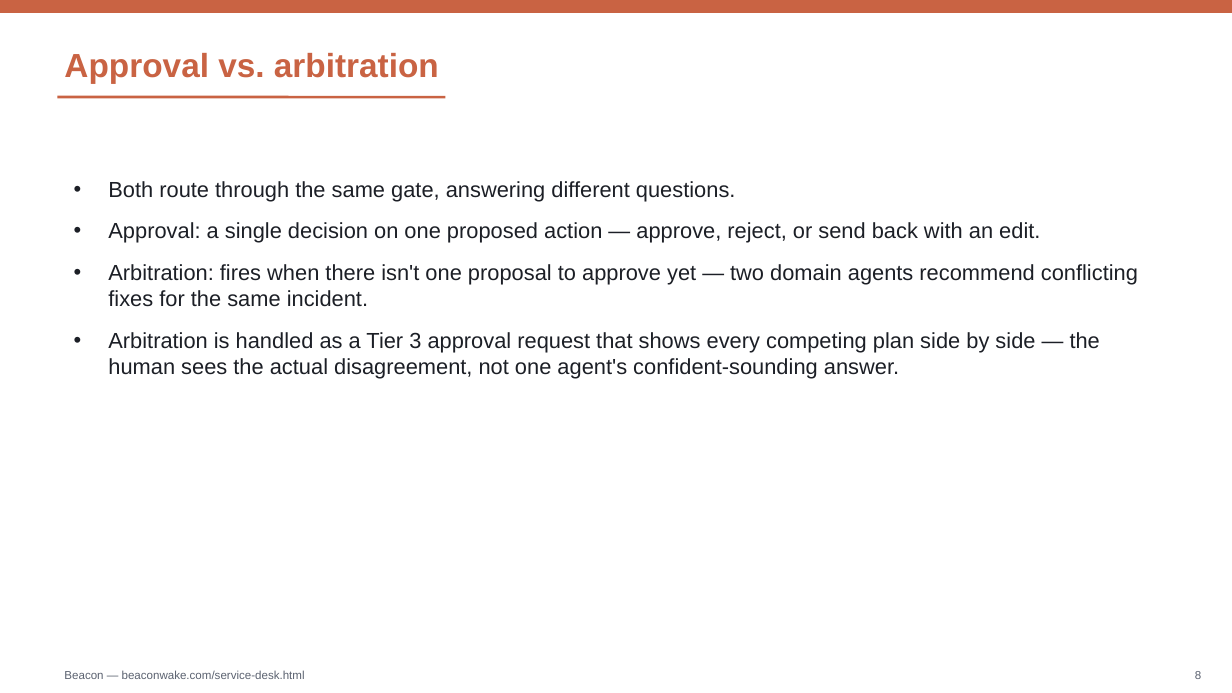
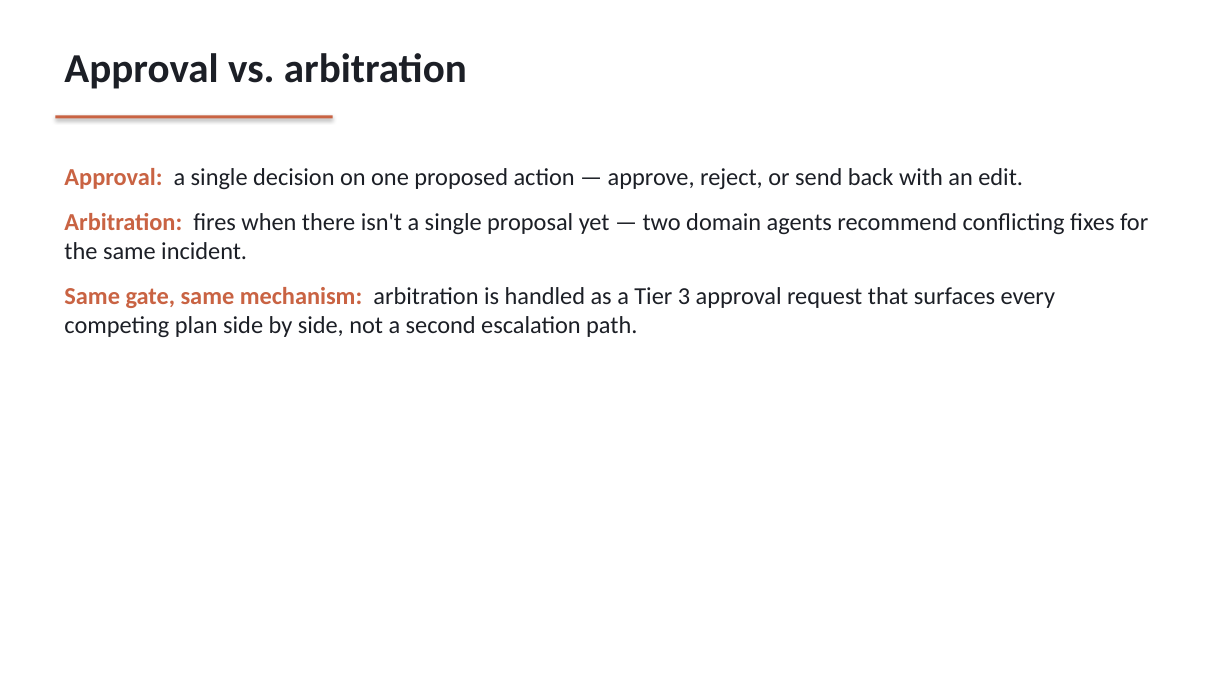
Before and after one commit to hurricane1976/Hurricane, a slide deck: slide 8 of website/service-desk-architecture.pptx. Drawn at 1232x693 pixels with LibreOffice and Linux fonts; fonts in the diff are those of the drawing. Boxes give left, top, right and bottom in pixels: in the first picture for what was removed or moved away, otherwise in the second. Text is boxed around its words. In the diff, an @@ line names an element or a change of style, - is before the commit and + after.

Commit message:
Expand service-desk blueprint with NetBox/Zabbix/Grafana/Batfish/Ansible/ISE/Nexus Dashboard
Adds a "Supporting systems" section and diagram band tying the named
tooling into specific domain agents and Platform Ops, extends the
deployment guide 15->17 steps, and regenerates the PDF/PPTX to match.

```diff
--- a/website/service-desk-architecture.pptx
+++ b/website/service-desk-architecture.pptx
@@ rectangle removed at box(0, 0, 1232, 13) @@
@@ text "Approval vs. arbitration" at box(64, 53, 467, 89): size 26 to 32 pt, font Arial to Calibri, text colour #C96343 to #1C1F26; vertical alignment middle to top @@
@@ rectangle added at box(55, 116, 333, 118), fill #C96343 @@
@@ line removed from (57, 97) to (445, 97) @@
@@ text "Approval: a single decision on ...": place and size @@
-text "Approval: a single decision on ..." at box(108, 181, 1138, 379)
+text "Approval: a single decision on ..." at box(64, 168, 1148, 337)
@@ text at box(64, 168, 1023, 189): size 17 to 19 pt, font Arial to Calibri in "Approval: a single decision on one proposed ..."; text colour #1C1F26 to #C96343, bold on in "Approval:"; bullet • to none @@
@@ text at box(108, 181, 736, 202): paragraph removed @@
-• Both route through the same gate, answering different questions.
@@ text at box(64, 213, 1148, 337): text changed; size 17 to 19 pt; font Arial to Calibri @@
-• Arbitration: fires when there isn't one proposal to approve yet — two domain agents recommend conflicting fixes for the same incident.
-• Arbitration is handled as a Tier 3 approval request that shows every competing plan side by side — the human sees the actual disagreement, not one agent's confident-sounding answer.
+Arbitration: fires when there isn't a single proposal yet — two domain agents recommend conflicting fixes for the same incident.
+Same gate, same mechanism: arbitration is handled as a Tier 3 approval request that surfaces every competing plan side by side, not a second escalation path.
@@ text removed at box(64, 670, 305, 679) @@
-Beacon — beaconwake.com/service-desk.html
@@ text removed at box(1195, 671, 1201, 679) @@
-8
```
Also in this commit, not shown: 7 other slides changed, 7 slides added, 6 slides removed, 6 other files.
